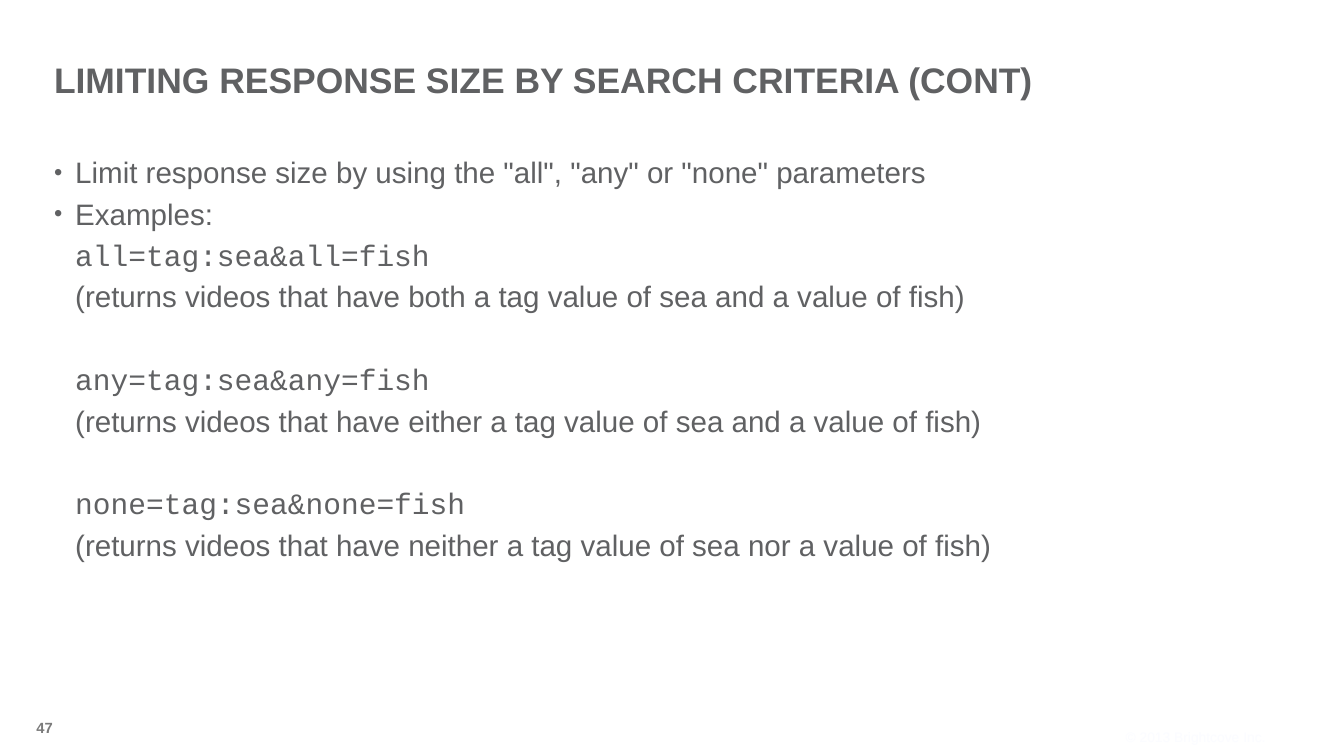
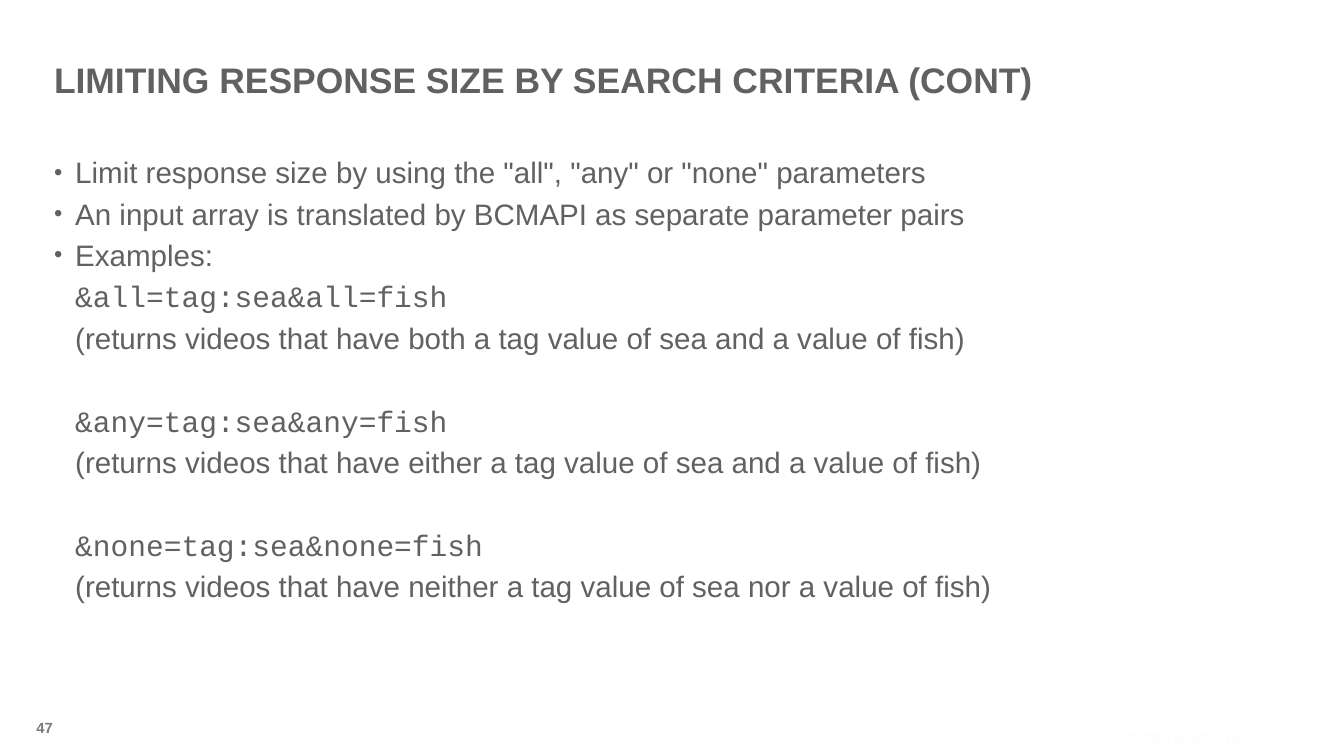
Before and after one commit to BrightcoveLearning/VideoCloudMediaAPI, a slide deck: slide 47 of Slides/developing-media-api-17Dec2013.pptx. Drawn at 1344x756 pixels with LibreOffice and Linux fonts; fonts in the diff are those of the drawing; background and template pictures are left out. Boxes give left, top, right and bottom in pixels: in the first picture for what was removed or moved away, otherwise in the second. Text is boxed around its words. In the diff, an @@ line names an element or a change of style, - is before the commit and + after.

```diff
--- a/Slides/developing-media-api-17Dec2013.pptx
+++ b/Slides/developing-media-api-17Dec2013.pptx
@@ text at (75,203,964,230): paragraph added @@
+• An input array is translated by BCMAPI as separate parameter pairs
@@ text at (75,286,447,313): text changed @@
-  all=tag:sea&all=fish
+  &all=tag:sea&all=fish
@@ text at (75,410,447,438): text changed @@
-  any=tag:sea&any=fish
+  &any=tag:sea&any=fish
@@ text at (75,535,483,562): text changed @@
-  none=tag:sea&none=fish
+  &none=tag:sea&none=fish
```
Also in this commit, not shown: 3 other slides changed.
